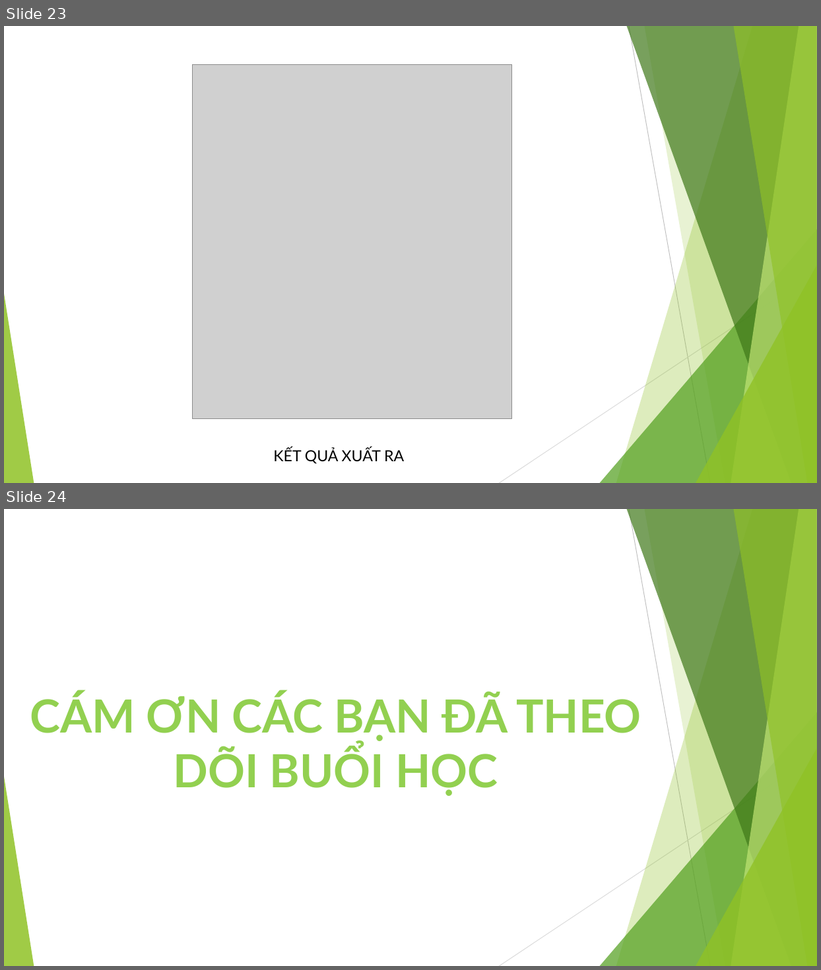
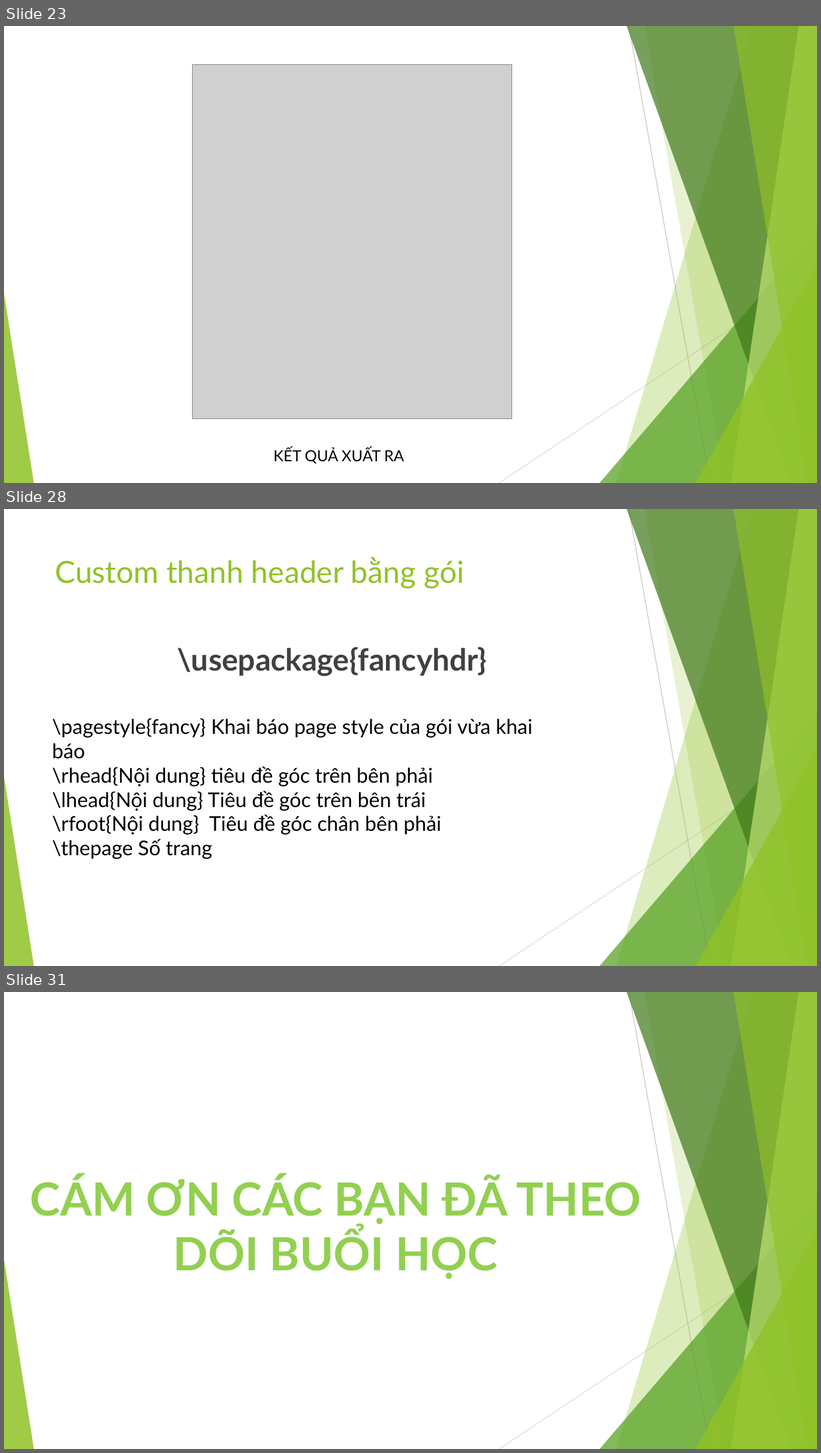
Before and after one commit to tientran0826/LaTeX, a slide deck: Bài 1/LATEX CƠ BẢN - Bài 1.pptx. Shown one above the other, each under a label of ours: slides 23 and 24 before the commit, slides 23, 28 and 31 after it; the slides between them are not shown. The pictures are 821x970 and 821x1453 pixels, drawn with LibreOffice and Linux fonts; fonts in the diff are those of the drawing; grey boxes stand for pictures. Boxes give left, top, right and bottom in pixels: in the first picture for what was removed or moved away, otherwise in the second. Text is boxed around its words. In the diff, an @@ line names an element or a change of style, - is before the commit and + after.

Commit message:
cap nhat noi dung bai 1

```diff
--- a/Bài 1/LATEX CƠ BẢN - Bài 1.pptx
+++ b/Bài 1/LATEX CƠ BẢN - Bài 1.pptx
@@ slide 28 added at [4,509,817,966], background #FFFFFF; not listed: 10 template elements that a slide beside it also shows @@
@@ title added at [55,557,464,589], 36 pt, text #90C226 @@
+Custom thanh header bằng gói
@@ text added at [177,647,487,677], 36 pt, text #404040, bold @@
+\usepackage{fancyhdr}
@@ text added at [52,718,533,859], 24 pt, text #000000 @@
+\pagestyle{fancy} Khai báo page style của gói vừa khai báo
+\rhead{Nội dung} tiêu đề góc trên bên phải
+\lhead{Nội dung} Tiêu đề góc trên bên trái
+\rfoot{Nội dung} Tiêu đề góc chân bên phải
+\thepage Số trang
@@ what was slide 24 is now slide 31 @@
```
Also in this commit, not shown: 1 slide changed, 6 other slides added, 4 other files.
